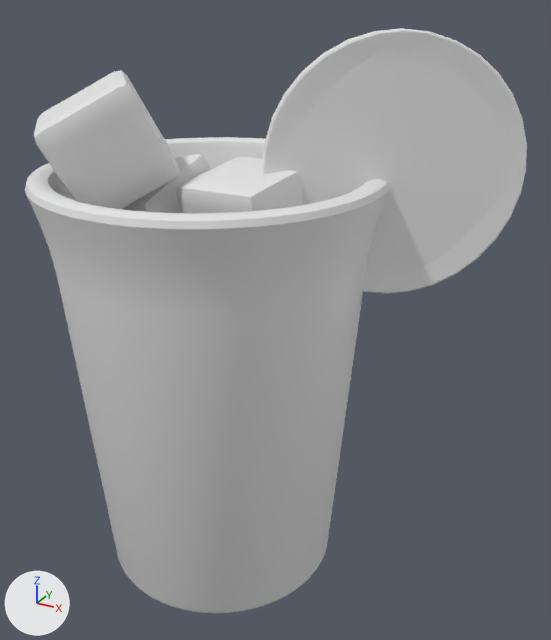
Before and after pictures for a commit that changed the OBJ model public/assets/drink-baked/blog0114.obj.
Rendered twice from a 50 mm lens placed at (3.42, -5.13, 5.07), pointed at (0.54, 0.1, 2.46). The lights are fixed; the arrows at lower left show +X, +Y and +Z. The older version comes first. Where no turn or scale is listed for an object, it has been applied to the vertices.
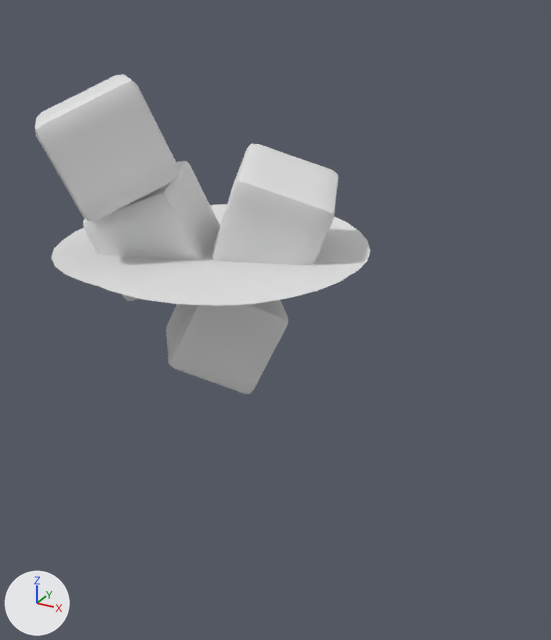
What the commit changed:
me_cube_001 is used by ob_cube_001; location (0.0, 0.0, 0.0).
me_cube_001 had 386 vertices, 384 faces and spanned x -0.988..0.043, y -0.533..0.56, z 2.658..3.775.
me_cube_001 now has 386 vertices, 384 faces and spans x -1.018..0.13, y -0.717..0.368, z 2.638..3.708.
me_cube_001 part 1: the whole mesh is multiplied about its middle by the matrix ((0.884, -0.414, -0.216), (0.454, 0.87, 0.19), (0.109, -0.266, 0.958)), then moved by (0.028, -0.188, -0.043).
me_cube_002 is used by ob_cube_002; location (0.0, 0.0, 0.0).
me_cube_002 had 386 vertices, 384 faces and spanned x -0.055..0.892, y -0.563..0.419, z 2.888..3.813.
me_cube_002 now has 386 vertices, 384 faces and spans x -0.087..1.093, y -0.337..0.7, z 2.799..3.874.
me_cube_002 part 2: the whole mesh is multiplied about its middle by the matrix ((0.197, -0.945, 0.262), (-0.036, -0.274, -0.961), (0.98, 0.18, -0.088)), then moved by (0.084, 0.253, -0.014).
me_cube_003 is used by ob_cube_003; location (0.0, 0.0, 0.0).
me_cube_003 had 386 vertices, 384 faces and spanned x -1.224..0.008, y -1.13..0.095, z 3.406..4.449.
me_cube_003 now has 386 vertices, 384 faces and spans x -1.183..0.045, y -1.17..0.034, z 3.419..4.451.
me_cube_003 part 3: the whole mesh is multiplied about its middle by the matrix ((0.464, -0.494, -0.735), (-0.434, 0.597, -0.675), (0.772, 0.632, 0.062)), then moved by (0.039, -0.051, 0.007).
me_plane is used by ob_plane; location (0.0, 0.0, 0.0).
me_plane had 260 vertices, 80 faces and spanned x -1.31..1.31, y -1.31..1.31, z 3.05..3.11.
me_plane now has 230 vertices, 171 faces and spans x -1.31..1.31, y -1.31..1.31, z 3.04..3.11.
me_plane part 4: 20 vertices moved within x -1.31..1.31, y -1.29..1.29, z 3.06..3.11; 184 vertices removed from x -1.3..1.3, y -1.31..1.31, z 3.05..3.11; 154 vertices added at x -1.29..1.29, y -1.3..1.3, z 3.04..3.11.
Object 'Circle.001' (ob_circle_001) is deleted.
Object 'Cylinder' (ob_cylinder) is deleted.

Pixel boxes [x1, y1, x2, y2] of what changed, in the pictures (551 x 640 px; the box of a moved part takes in the faces that stretch with it):
'Cylinder', deleted: before [25, 137, 389, 613]
'Circle.001', deleted: before [262, 28, 527, 294]
'Cube.002', reshaped: before [176, 156, 303, 213]; after [212, 144, 338, 265]
'Cube.003', reshaped: before [34, 70, 179, 209]; after [35, 74, 180, 221]
'Cube.001', reshaped: before [122, 154, 211, 213]; after [83, 161, 220, 301]
part 4 of me_plane, moved or reshaped (not visible before): after [51, 204, 370, 306]
'Cube', unchanged, uncovered by the edit: after [166, 300, 288, 394]
